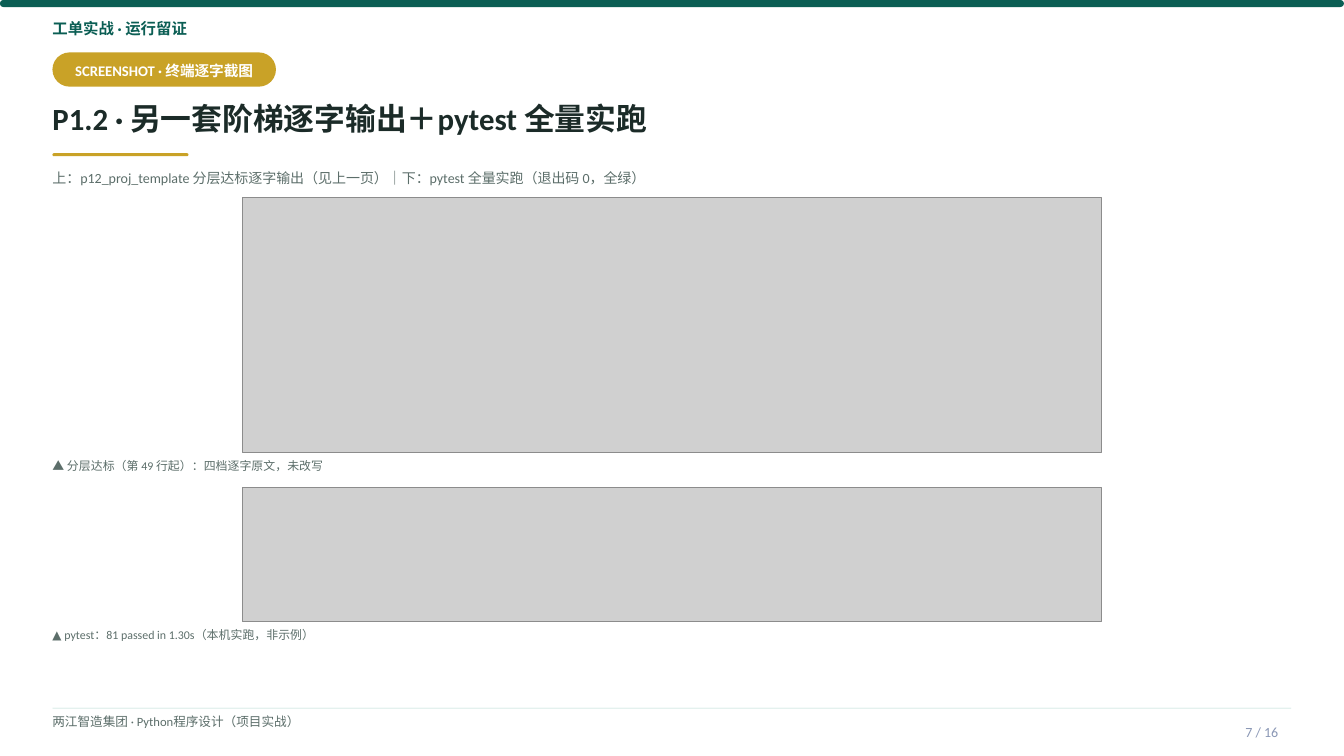
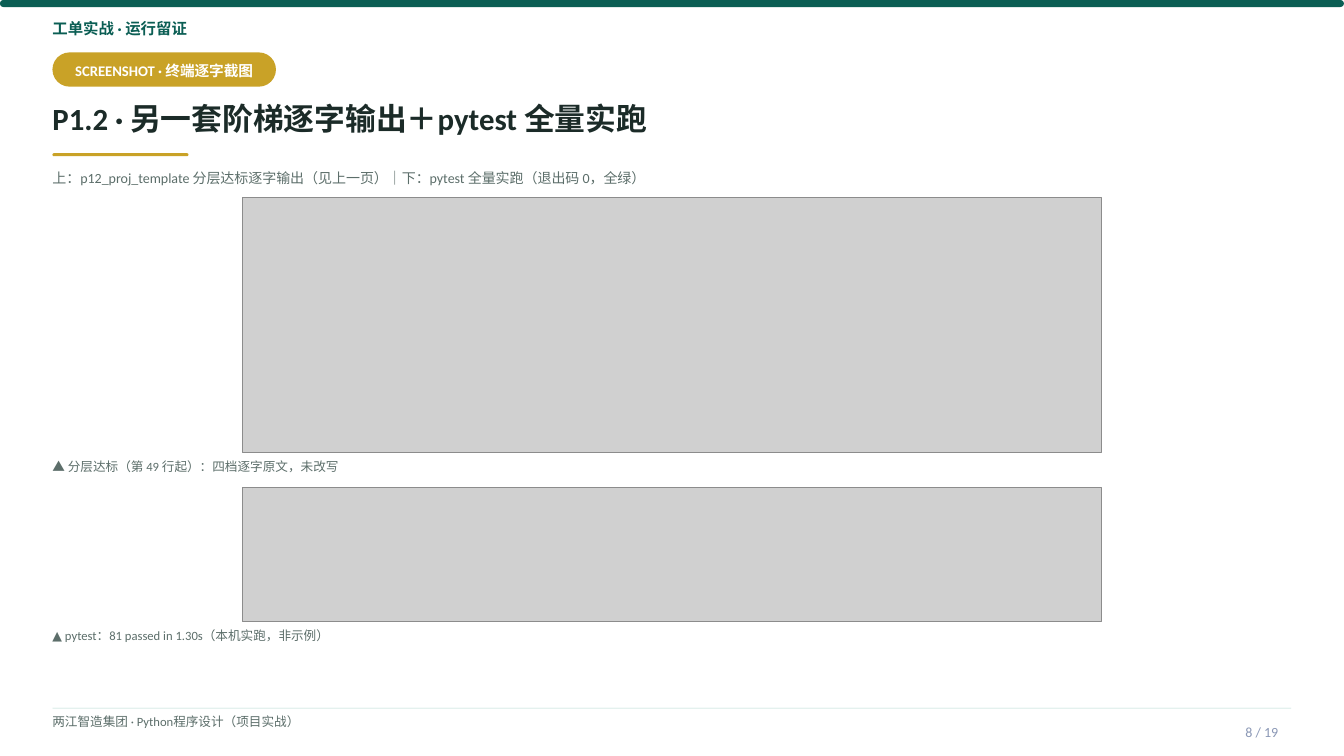
Before and after one commit to tianqiongenze/ai-course-teaching-resources, a slide deck: slide 8 of 03-Python程序设计-项目实战/V2授课PPT/W02-第4次课-交付你的第一个工程模板.pptx (slide 7 before the commit). Drawn at 1344x756 pixels with LibreOffice and Linux fonts; fonts in the diff are those of the drawing; grey boxes stand for pictures. Boxes give left, top, right and bottom in pixels: in the first picture for what was removed or moved away, otherwise in the second. Text is boxed around its words. In the diff, an @@ line names an element or a change of style, - is before the commit and + after.

Commit message:
feat(101): 100号报告P1/P2/P3优化方案全量执行
- P1-1: 32个精简deck注入知识速览卡+下次课预告(+64页, 逐字摘自同周完整deck)
- P1-2: 01课8个deck补重难点导航(+16页)
- P1-3: 9个高负荷页拆分(动态切点v2, 档位完整性断言0异常)
- P2: 正文<9pt升9pt(663 run, 0回退) + 冗余后缀裁剪
- P3: gate101五道门禁上线(语法/重症溢出/高负荷/乱码/check99), 终态全绿

```diff
--- a/03-Python程序设计-项目实战/V2授课PPT/W02-第4次课-交付你的第一个工程模板.pptx
+++ b/03-Python程序设计-项目实战/V2授课PPT/W02-第4次课-交付你的第一个工程模板.pptx
@@ text "▲ 分层达标（第 49 行起）：四档逐字原文，未改写" at bbox=[68, 460, 339, 472]: size 8.5 to 9 pt @@
@@ text "▲ pytest：81 passed in 1.30s（本机实跑，非示例）" at bbox=[65, 630, 329, 642]: size 8.5 to 9 pt @@
@@ text at bbox=[1245, 727, 1278, 737]: text changed @@
-7 / 16
+8 / 19
```
Also in this commit, not shown: 10 other slides changed, 3 slides added, 48 other files.
